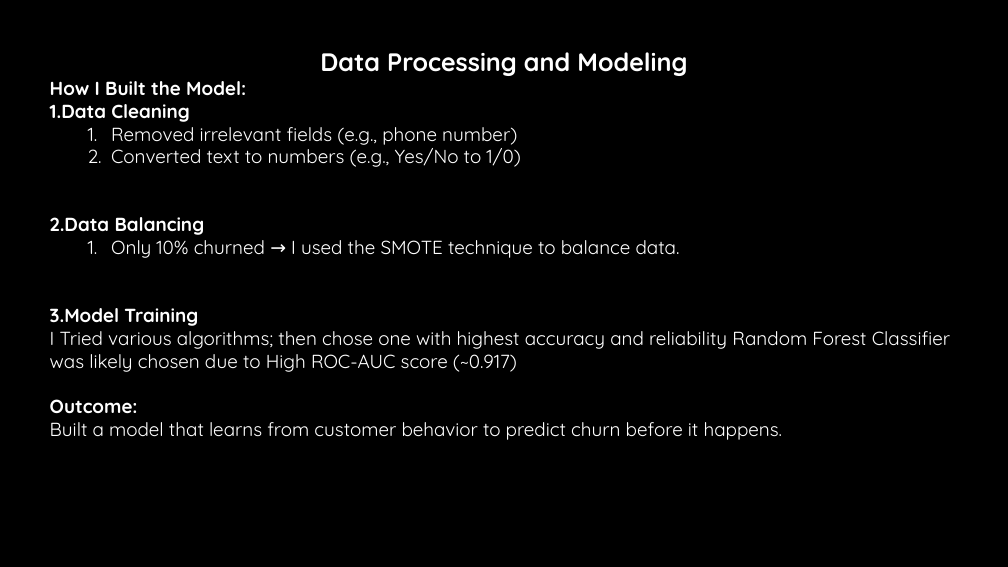
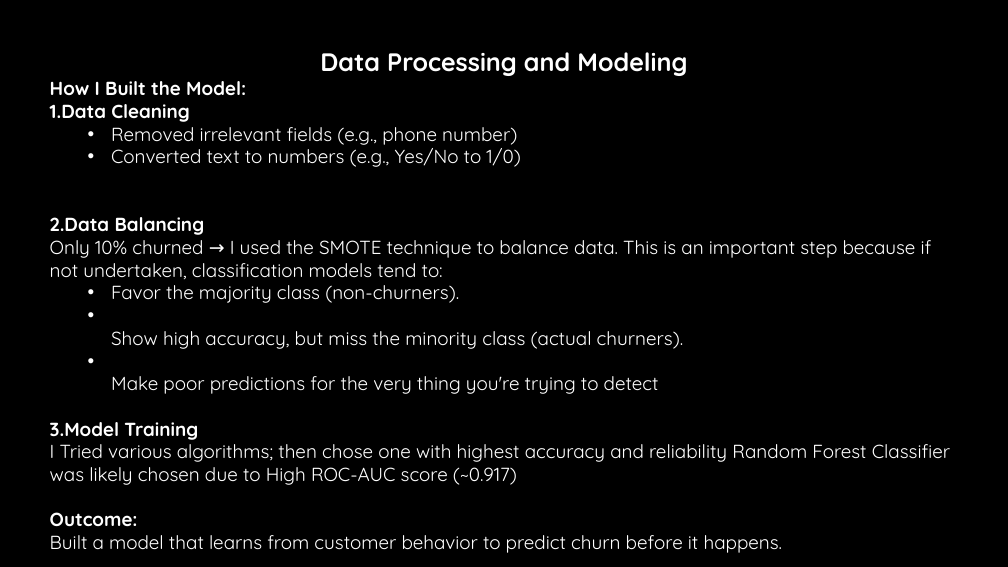
Before and after one commit to Kelvin-Shilisia/syriatel-churn-classifier, a slide deck: slide 4 of Churn Prediction in Telecom.pptx. Drawn at 1008x567 pixels with LibreOffice and Linux fonts; fonts in the diff are those of the drawing; background and template pictures are left out. Boxes give left, top, right and bottom in pixels: in the first picture for what was removed or moved away, otherwise in the second. Text is boxed around its words. In the diff, an @@ line names an element or a change of style, - is before the commit and + after.

Commit message:
updates on pptx

```diff
--- a/Churn Prediction in Telecom.pptx
+++ b/Churn Prediction in Telecom.pptx
@@ text at (50,234,932,394): text changed @@
-  1. Only 10% churned → I used the SMOTE technique to balance data.
+Only 10% churned → I used the SMOTE technique to balance data. This is an important step because if not undertaken, classification models tend to:
+  • Favor the majority class (non-churners).
+  • Show high accuracy, but miss the minority class (actual churners).
+  • Make poor predictions for the very thing you're trying to detect
```
Also in this commit, not shown: 2 other slides changed, 2 other files.
